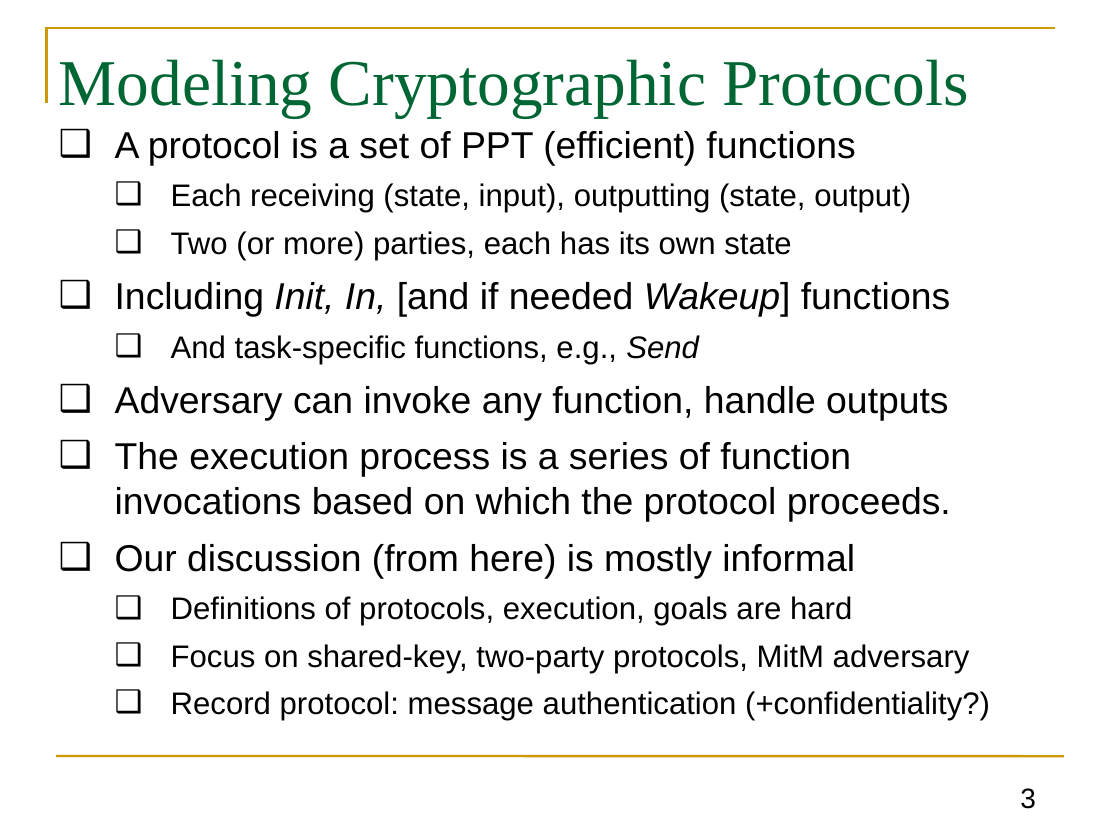
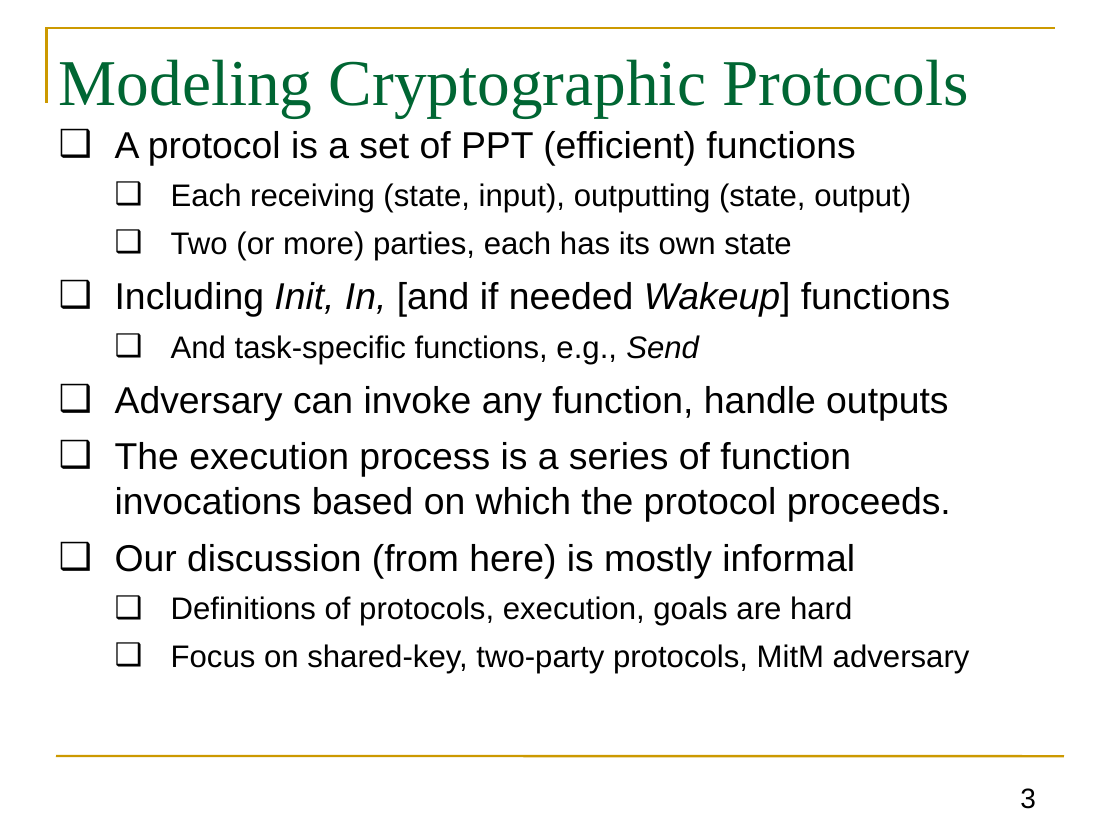
Before and after one commit to GhadaAlmashaqbeh/GhadaAlmashaqbeh.github.io, a slide deck: slide 3 of courses/cse3400-s2021/lecture8.pptx. Drawn at 1120x840 pixels with LibreOffice and Linux fonts; fonts in the diff are those of the drawing. Boxes give left, top, right and bottom in pixels: in the first picture for what was removed or moved away, otherwise in the second. Text is boxed around its words. In the diff, an @@ line names an element or a change of style, - is before the commit and + after.

Commit message:
add lecture 9

```diff
--- a/courses/cse3400-s2021/lecture8.pptx
+++ b/courses/cse3400-s2021/lecture8.pptx
@@ text at [171,691,990,721]: paragraph removed @@
-  ❑ Record protocol: message authentication (+confidentiality?)
```
Also in this commit, not shown: 6 other files.
